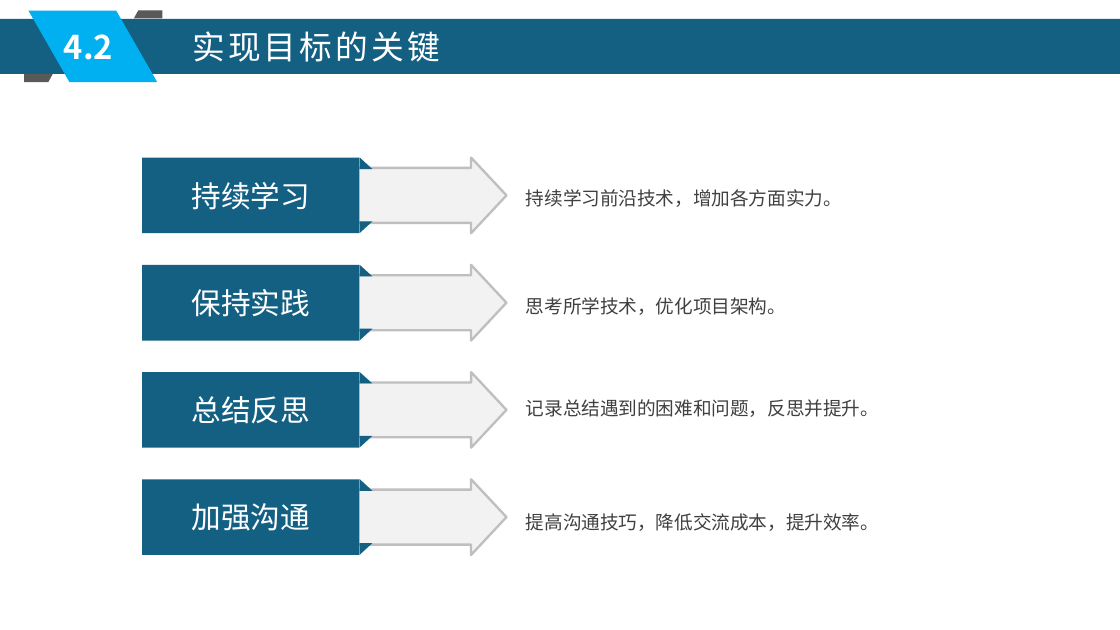
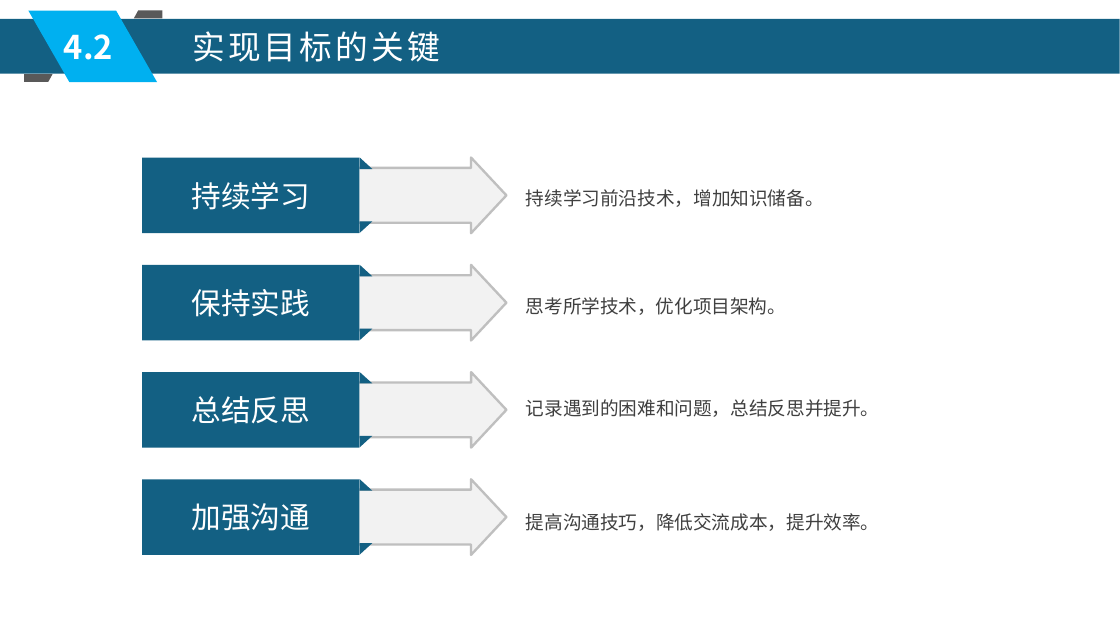
Before and after one commit to xljnc/husky-starter, a slide deck: slide 16 of doc/zzdb.pptx. Drawn at 1120x630 pixels with LibreOffice and Linux fonts; fonts in the diff are those of the drawing. Boxes give left, top, right and bottom in pixels: in the first picture for what was removed or moved away, otherwise in the second. Text is boxed around its words. In the diff, an @@ line names an element or a change of style, - is before the commit and + after.

```diff
--- a/doc/zzdb.pptx
+++ b/doc/zzdb.pptx
@@ freeform shape at [24, 74, 53, 82]: outline redrawn @@
@@ text at [526, 189, 824, 207]: text changed @@
-持续学习前沿技术，增加各方面实力。
+持续学习前沿技术，增加知识储备。
@@ text at [526, 399, 880, 417]: text changed @@
-记录总结遇到的困难和问题，反思并提升。
+记录遇到的困难和问题，总结反思并提升。
```
Also in this commit, not shown: 11 other slides changed.
